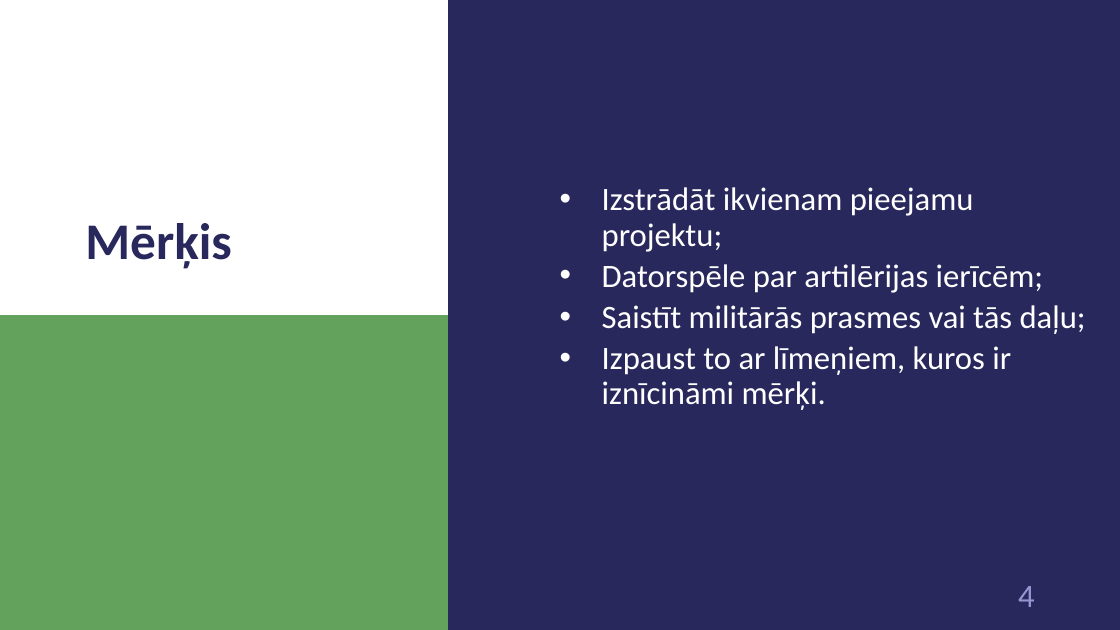
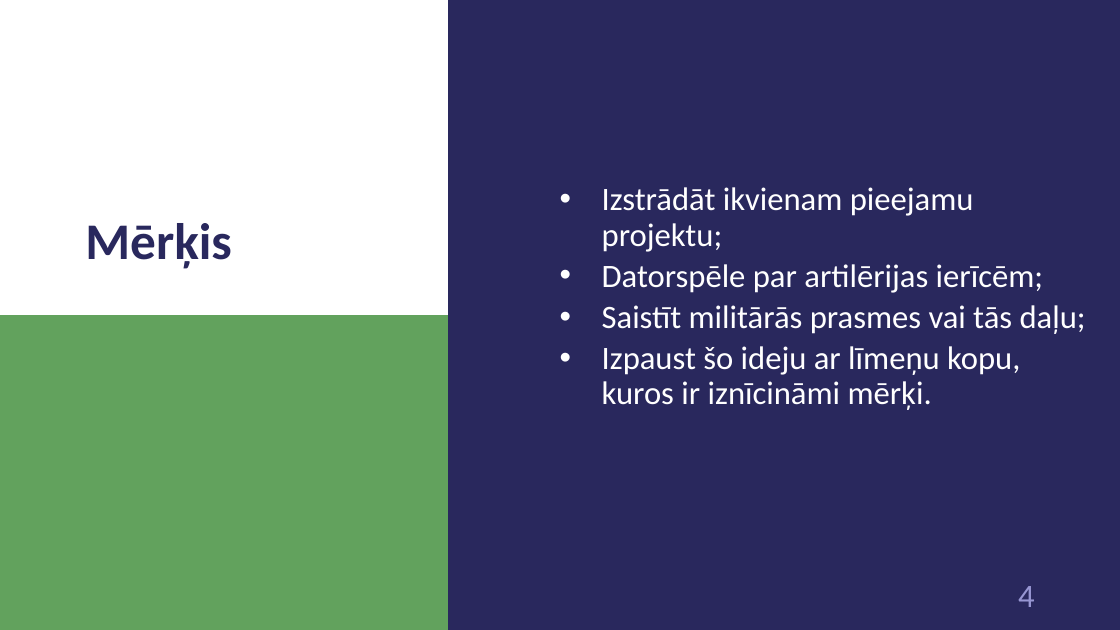
Before and after one commit to 1ivyatan/drumstalotajs, a slide deck: slide 4 of Documentation/Prezentācija.pptx. Drawn at 1120x630 pixels with LibreOffice and Linux fonts; fonts in the diff are those of the drawing. Boxes give left, top, right and bottom in pixels: in the first picture for what was removed or moved away, otherwise in the second. Text is boxed around its words. In the diff, an @@ line names an element or a change of style, - is before the commit and + after.

```diff
--- a/Documentation/Prezentācija.pptx
+++ b/Documentation/Prezentācija.pptx
@@ text at <box>602,346,1020,410</box>: text changed @@
-  • Izpaust to ar līmeņiem, kuros ir iznīcināmi mērķi.
+  • Izpaust šo ideju ar līmeņu kopu, kuros ir iznīcināmi mērķi.
```
Also in this commit, not shown: 2 other slides changed, 12 slides added, 1 slide removed.
